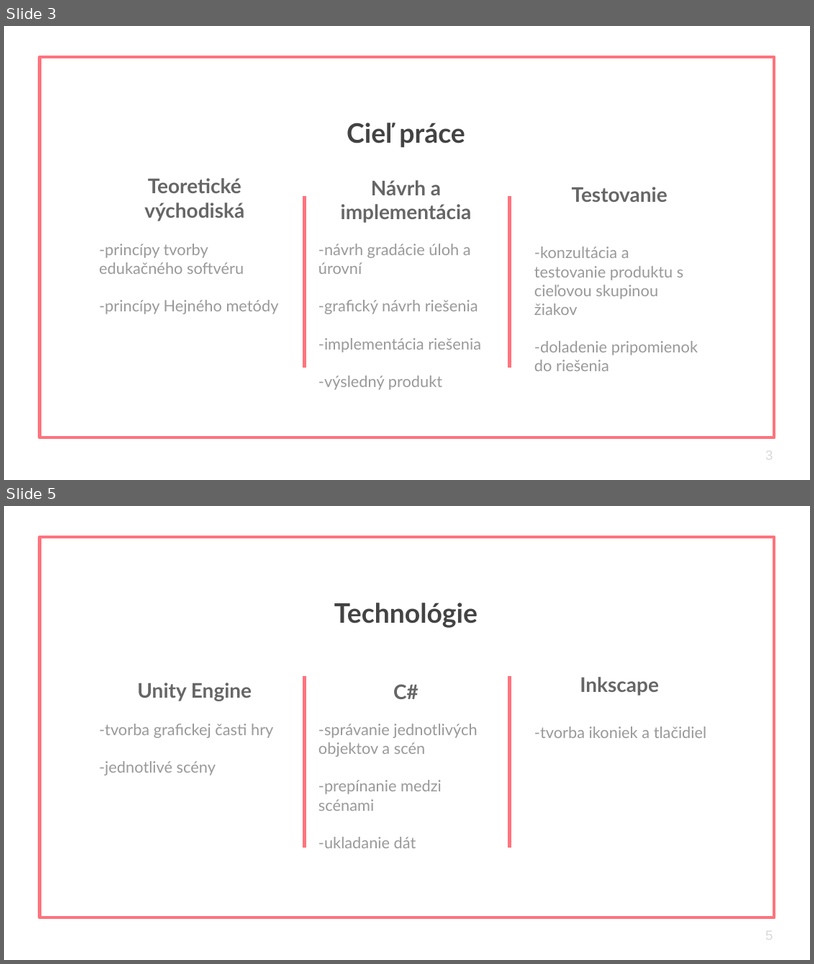
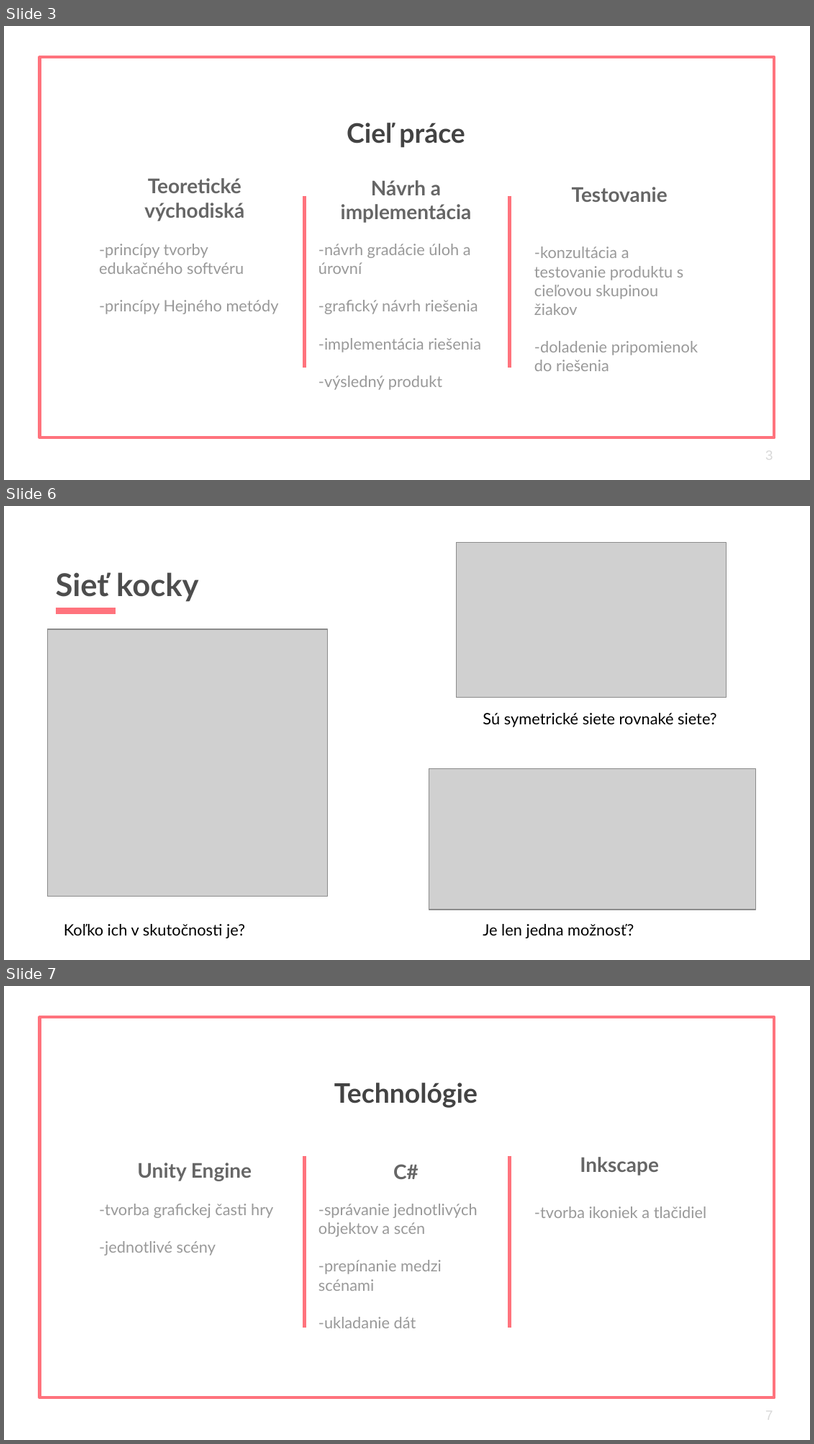
Before and after one commit to janaoravcova/Bachelor-thesis, a slide deck: Obhajoba.pptx. Shown one above the other, each under a label of ours: slides 3 and 5 before the commit, slides 3, 6 and 7 after it; the slides between them are not shown. The pictures are 814x964 and 814x1444 pixels, drawn with LibreOffice and Linux fonts; fonts in the diff are those of the drawing; grey boxes stand for pictures. Boxes give left, top, right and bottom in pixels: in the first picture for what was removed or moved away, otherwise in the second. Text is boxed around its words. In the diff, an @@ line names an element or a change of style, - is before the commit and + after.

```diff
--- a/Obhajoba.pptx
+++ b/Obhajoba.pptx
@@ slide 6 added at [4, 506, 810, 960], background #FFFFFF @@
@@ picture added at [456, 542, 727, 697] @@
@@ text added at [56, 572, 198, 602], 28 pt, text #4C4C4C, bold @@
+Sieť kocky
@@ line added from (56, 611) to (116, 611), #FF737D 6 pt @@
@@ picture added at [47, 629, 327, 896] @@
@@ text added at [483, 713, 718, 727], 14 pt, text #000000 @@
+Sú symetrické siete rovnaké siete?
@@ picture added at [429, 768, 756, 909] @@
@@ text added at [64, 924, 245, 938], 14 pt, text #000000 @@
+Koľko ich v skutočnosti je?
@@ text added at [483, 924, 634, 938], 14 pt, text #000000 @@
+Je len jedna možnosť?
@@ what was slide 5 is now slide 7 @@
@@ page number at [766, 1408, 773, 1423]: text changed @@
-5
+7
```
Also in this commit, not shown: 3 slides changed, 1 other slide added.
